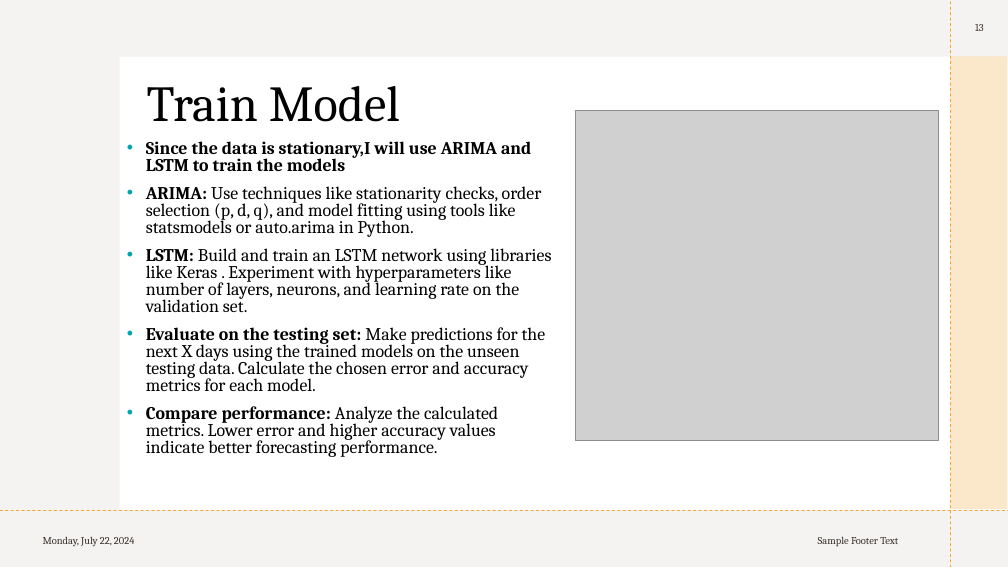
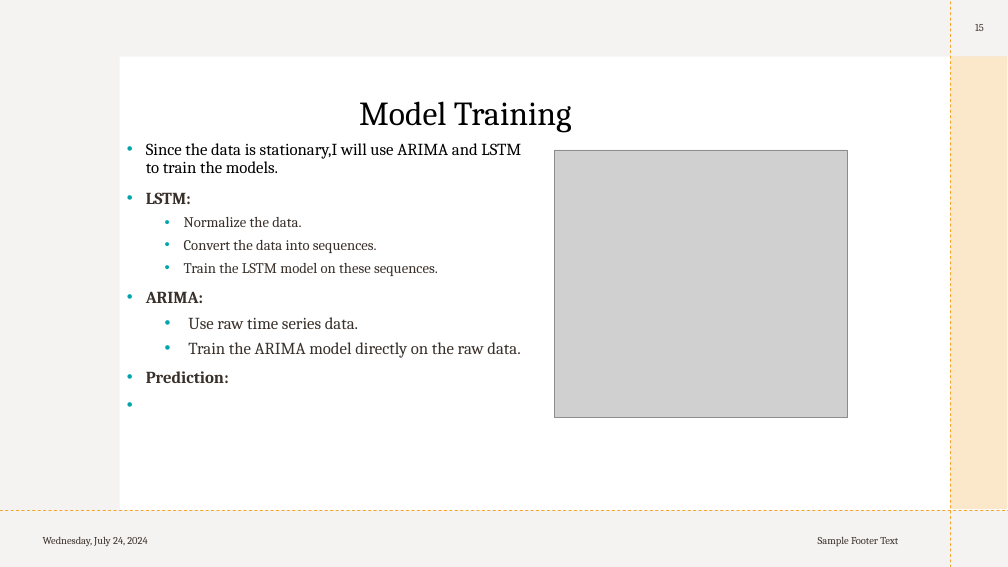
Before and after one commit to KarishmaFernandes/Forecasting-Future-Sales, a slide deck: slide 15 of sales Circly.pptx (slide 13 before the commit). Drawn at 1008x567 pixels with LibreOffice and Linux fonts; fonts in the diff are those of the drawing; grey boxes stand for pictures. Boxes give left, top, right and bottom in pixels: in the first picture for what was removed or moved away, otherwise in the second. Text is boxed around its words. In the diff, an @@ line names an element or a change of style, - is before the commit and + after.

```diff
--- a/sales Circly.pptx
+++ b/sales Circly.pptx
@@ title at [359,101,572,133]: text changed; size 48 to 32 pt @@
-Train Model
+Model Training
@@ text at [146,143,521,383]: text changed; size 17 to 16 pt; text colour #000000 to #39302A @@
-• Since the data is stationary,I will use ARIMA and LSTM to train the models
-• ARIMA: Use techniques like stationarity checks, order selection (p, d, q), and model fitting using tools like statsmodels or auto.arima in Python.
-• LSTM: Build and train an LSTM network using libraries like Keras . Experiment with hyperparameters like number of layers, neurons, and learning rate on the validation set.
-• Evaluate on the testing set: Make predictions for the next X days using the trained models on the unseen testing data. Calculate the chosen error and accuracy metrics for each model.
-• Compare performance: Analyze the calculated metrics. Lower error and higher accuracy values indicate better forecasting performance.
+• Since the data is stationary,I will use ARIMA and LSTM to train the models.
+• LSTM:
+  • Normalize the data.
+  • Convert the data into sequences.
+  • Train the LSTM model on these sequences.
+• ARIMA:
+  • Use raw time series data.
+  • Train the ARIMA model directly on the raw data.
+• Prediction:
@@ picture: place and size @@
-picture at [576,110,938,441]
+picture at [554,150,847,417]
@@ text at [43,536,147,547]: text changed @@
-Monday, July 22, 2024
+Wednesday, July 24, 2024
```
Also in this commit, not shown: 14 other slides changed, 3 slides added, 1 slide removed.
